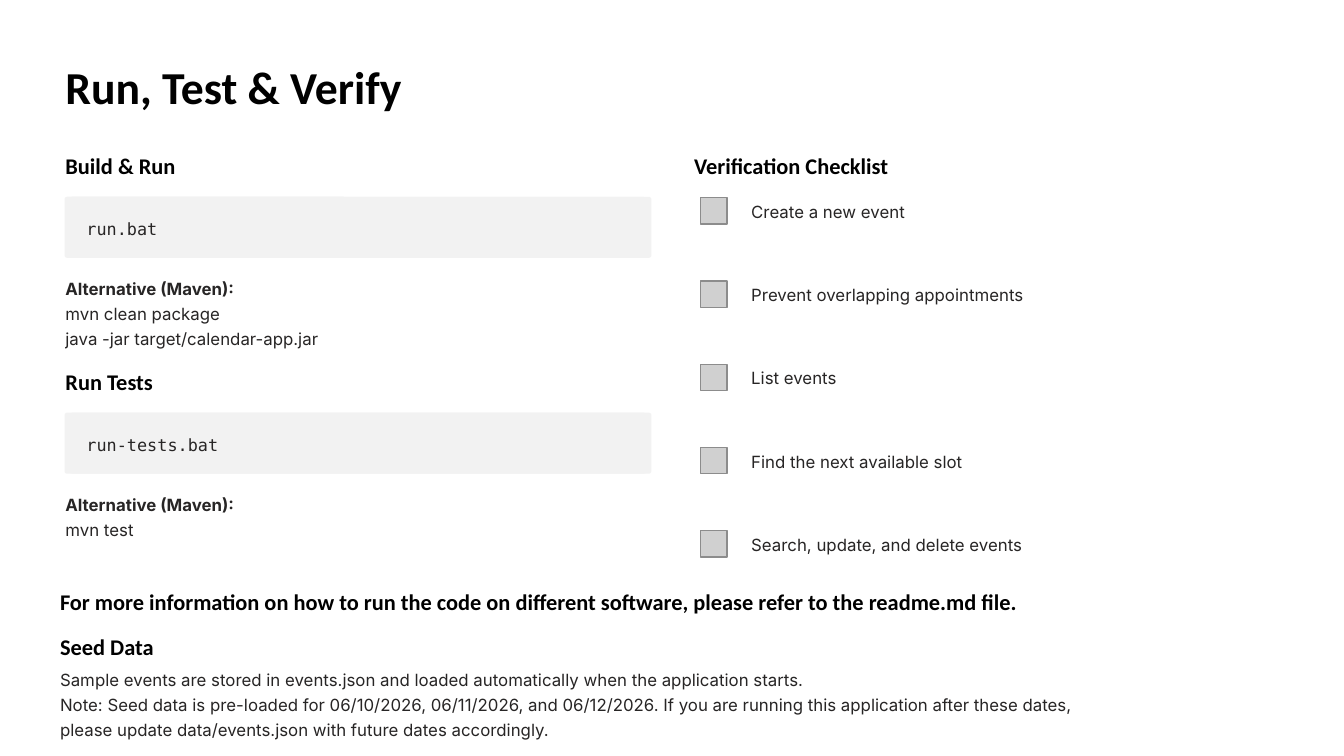
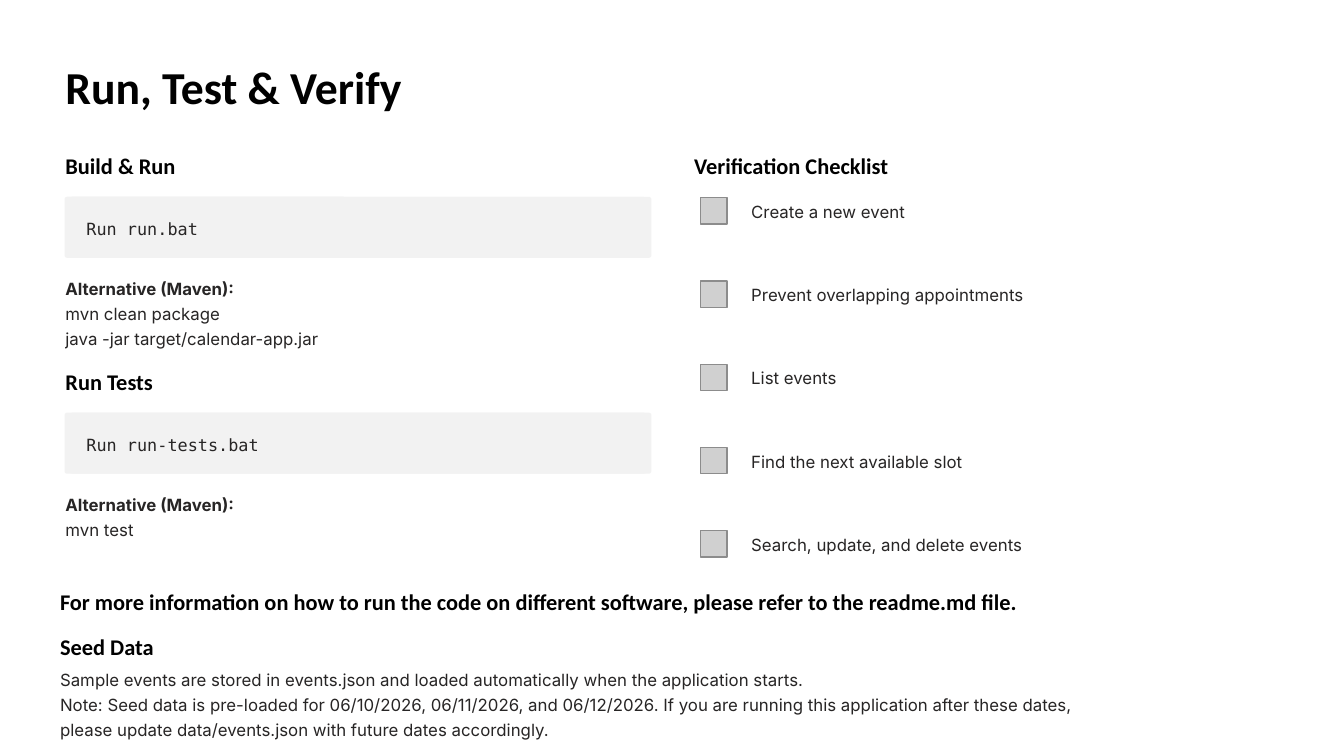
Before and after one commit to SahilRaorane/Simple-Calander-App, a slide deck: slide 6 of Simple-Calendar-Application.pptx. Drawn at 1344x756 pixels with LibreOffice and Linux fonts; fonts in the diff are those of the drawing; grey boxes stand for pictures; background and template pictures are left out. Boxes give left, top, right and bottom in pixels: in the first picture for what was removed or moved away, otherwise in the second. Text is boxed around its words. In the diff, an @@ line names an element or a change of style, - is before the commit and + after.

Commit message:
Update toPPT

```diff
--- a/Simple-Calendar-Application.pptx
+++ b/Simple-Calendar-Application.pptx
@@ text at (x1=86, y1=222, x2=198, y2=236): text changed @@
-run.bat
+Run run.bat
@@ text at (x1=86, y1=438, x2=259, y2=452): text changed @@
-run-tests.bat
+Run run-tests.bat
```
